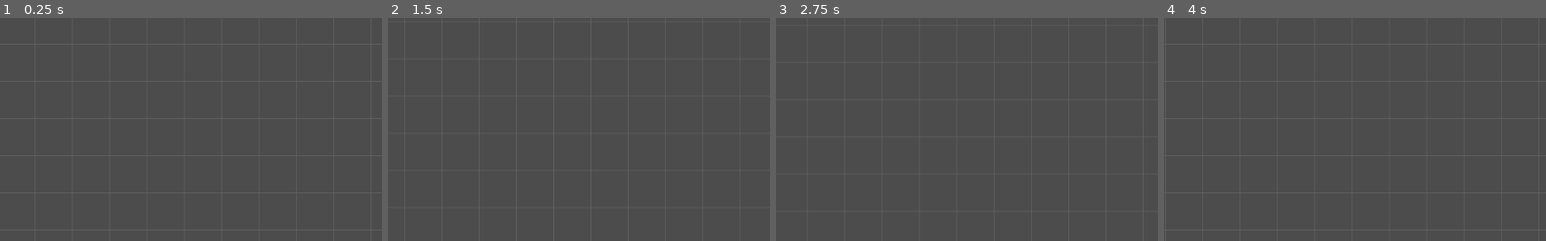
Above: before the commit, frames 1-4 (left to right).
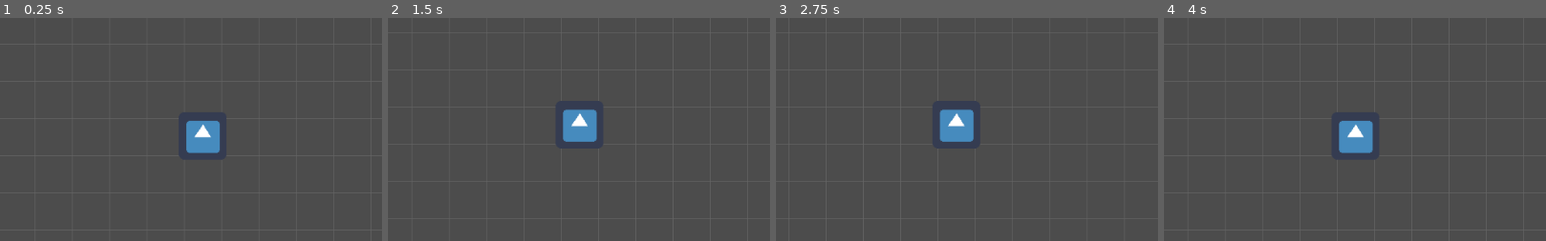
Above: after the commit, the same moments.

Repository: luluu9/Space-Race
Game: Godot game, scene res://Map creator/map_creator.tscn
The game is run twice, just before and just after one commit, with the same random seed, the same clock (stepped at 60 frames per second) and the same inputs. This scene is started directly instead of the project's main scene. The engine's default icon, where the game draws it, is replaced by a stand-in: a white triangle on a blue panel in a dark square.
Inputs (mouse positions are % of the whole screen's width and height, from its top left):
- Up to frame 1 (0.25 s): no input
- Up to frame 2 (1.5 s): tap Enter at 0.5 s; move the mouse to (72, 45) at 0.52 s; hold D (RIGHT) 0.53-1.28 s; hold Ctrl 0.53-1.28 s; click (72, 45) at 0.67 s; tap Space at 1.25 s; move the mouse to (30, 55) at 1.27 s; hold S from 1.28 s (still down); tap Ctrl at 1.35 s; click (30, 55) at 1.42 s
- Up to frame 3 (2.75 s): tap Enter at 2 s; move the mouse to (60, 28) at 2.02 s; release S at 2.03 s; hold D (RIGHT) from 2.03 s (still down); hold Ctrl from 2.03 s (still down); click (60, 28) at 2.17 s
- Up to frame 4 (4 s): tap Space at 2.75 s; move the mouse to (45, 70) at 2.77 s; release D (RIGHT) at 2.78 s; release Ctrl at 2.78 s; hold W 2.78-3.53 s; tap Ctrl at 2.85 s; click (45, 70) at 2.92 s; tap Enter at 3.5 s; move the mouse to (80, 65) at 3.52 s; hold A (LEFT) from 3.53 s (still down); hold Ctrl from 3.53 s (still down); click (80, 65) at 3.67 s
The pictures show only the part of the screen within x 10-60%, y 28-78%; the shares and areas given below are measured in that part.

The runs differ from the first frame. In frame 1, 1.6% of the frame differs, in the area x 46-60%, y 42-64%; in frame 2, 1.3%; in frame 3, 1.4%; in frame 4, 1.4%.

Commit message:
Add saving to map creator

Diff:
--- a/Map creator/Camera2D.gd
+++ b/Map creator/Camera2D.gd
@@ -5,30 +5,43 @@
 
 var SNAP_MARGIN = 5 # on one side, totally SNAP_MARGIN * 2
 
-func _process(delta):
-	if Input.is_key_pressed(KEY_W):
-		position.y -= SPEED
-	if Input.is_key_pressed(KEY_S):
-		position.y += SPEED
-	if Input.is_key_pressed(KEY_A):
-		position.x -= SPEED
-	if Input.is_key_pressed(KEY_D):
-		position.x += SPEED
-	update()
+var VECTOR_ZOOM = Vector2(0.5, 0.5)
+
+func _unhandled_input(event):
+	if event is InputEventKey:
+		if event.pressed:
+			if event.scancode == KEY_W:
+				position.y -= SPEED
+			if event.scancode == KEY_S:
+				position.y += SPEED
+			if event.scancode == KEY_A:
+				position.x -= SPEED
+			if event.scancode == KEY_D:
+				position.x += SPEED
+			update()
+
+	if event is InputEventMouseButton:
+		if event.is_pressed():
+			if event.button_index == BUTTON_WHEEL_UP:
+				zoom /= VECTOR_ZOOM
+				update()
+			if event.button_index == BUTTON_WHEEL_DOWN:
+				zoom *= VECTOR_ZOOM
+				update()
 
 func draw_grid():
 	var res = get_viewport_rect().size
 	res.x *= zoom.x
 	res.y *= zoom.y
 
-	var move_x = GAP - fposmod(position.x, GAP)
-	for i in range(0, ceil(res.x / GAP)): # VERTICAL
-		var pos_x =  i * GAP + move_x # + position.x
+	var move_x = GAP - fposmod(position.x, GAP )
+	for i in range(0, ceil(res.x / GAP / zoom.x)): # VERTICAL
+		var pos_x =  (i * GAP  + move_x) * zoom.x
 		draw_line(Vector2(pos_x, 0), Vector2(pos_x, res.y), Color(0.4, 0.4, 0.4, 0.8), 1)
 
-	var move_y = GAP - fposmod(position.y, GAP)
-	for i in range(0, ceil(res.y / GAP)): # HORIZONTAL
-		var pos_y =  i * GAP + move_y # + position.x
+	var move_y = GAP - fposmod(position.y, GAP )
+	for i in range(0, ceil(res.y / GAP / zoom.y)): # HORIZONTAL
+		var pos_y =  (i * GAP + move_y) * zoom.y
 		draw_line(Vector2(0, pos_y), Vector2(res.x, pos_y), Color(0.4, 0.4, 0.4, 0.8), 1)
 
 func get_snap_point(point):
@@ -37,22 +50,19 @@
 	res.y *= zoom.y
 
 	var snap_point = point
-	#var on_grid = false
 
 	var move_x = GAP - fposmod(position.x, GAP)
-	for i in range(0, ceil(res.x / GAP)):
-		var pos_x =  i * GAP + move_x + position.x
+	for i in range(0, ceil(res.x / GAP / zoom.x)):
+		var pos_x =  (i * GAP + move_x) * zoom.x + position.x
 		if abs(pos_x - point.x) <= SNAP_MARGIN:
 			snap_point.x = pos_x
-			#on_grid = true
 			break
 
 	var move_y = GAP - fposmod(position.y, GAP)
-	for i in range(0, ceil(res.y / GAP)):
-		var pos_y =  i * GAP + move_y + position.x
+	for i in range(0, ceil(res.y / GAP / zoom.y)):
+		var pos_y =  (i * GAP + move_y) * zoom.y + position.y
 		if abs(pos_y - point.y) <= SNAP_MARGIN:
 			snap_point.y = pos_y
-			#on_grid = true
 			break
 	return snap_point
 
--- a/Map creator/map_creator.gd
+++ b/Map creator/map_creator.gd
@@ -12,16 +12,22 @@
 var pressed = false
 
 onready var grid = get_node("Camera2D")
+onready var popup = get_node("CenterContainer/Popup")
+onready var line_edit = get_node("CenterContainer/Popup/LineEdit")
+
+func _ready():
+	line_edit.connect("text_entered", self, "save_map")
+	create_map()
 
 func _input(event):
 	var ctrl = Input.is_key_pressed(KEY_CONTROL)
+	var save = Input.is_action_just_pressed("MAP_SAVE")
 	var create = Input.is_action_just_pressed("MAP_CREATE")
-	if ctrl and create:
+	if create:
 		if current_map:
 			create_bezier()
-	elif create:
-		current_map = StaticBody2D.new()
-		add_child(current_map)
+	if ctrl and save:
+		name_map()
 
 	var mouse_pos = get_global_mouse_position()
 
@@ -47,11 +53,21 @@
 			selection = null
 			pressed = false
 
+func create_map():
+	if current_map:
+		current_map.queue_free()
+		update()
+	current_map = StaticBody2D.new()
+	add_child(current_map)
+
 func create_bezier():
 	var name = "bezier_" + str(current_map.get_child_count())
 	var bezier = Node2D.new()
 	bezier.name = name
+
 	current_map.add_child(bezier)
+	bezier.set_owner(current_map) # for saving
+
 	current_bezier = bezier
 
 func create_point():
@@ -60,16 +76,22 @@
 	point.name = name
 	point.position = grid.get_snap_point(get_global_mouse_position())
 	current_bezier.add_child(point)
+	point.set_owner(current_map) # for saving
 	update()
 
 
-func save_map(map):
-	name_map(map)
-	pass
+func save_map(map_name):
+	current_map.name = map_name
+	var packed_map = PackedScene.new()
+	packed_map.pack(current_map)
+	ResourceSaver.save("res://Maps/" + map_name + ".tscn", packed_map)
+	popup.hide()
+	create_map()
 
-# for naming map to save
-func name_map(map):
-	pass
+# for naming current map to save
+func name_map():
+	popup.popup_centered()
+
 
 # POINTS
 func get_point_on_cursor(mouse_pos):
--- a/Map creator/map_creator.tscn
+++ b/Map creator/map_creator.tscn
@@ -1,7 +1,8 @@
-[gd_scene load_steps=3 format=2]
+[gd_scene load_steps=4 format=2]
 
 [ext_resource path="res://Map creator/map_creator.gd" type="Script" id=1]
 [ext_resource path="res://Map creator/Camera2D.gd" type="Script" id=2]
+[ext_resource path="res://icon.png" type="Texture" id=3]
 
 [node name="map_generator" type="Node2D"]
 script = ExtResource( 1 )
@@ -10,3 +11,30 @@
 anchor_mode = 0
 current = true
 script = ExtResource( 2 )
+
+[node name="icon" type="Sprite" parent="."]
+position = Vector2( 374.107, 323.824 )
+texture = ExtResource( 3 )
+
+[node name="CenterContainer" type="CenterContainer" parent="."]
+anchor_right = 1.0
+anchor_bottom = 1.0
+margin_right = 1024.0
+margin_bottom = 600.0
+mouse_filter = 2
+
+[node name="Popup" type="Popup" parent="CenterContainer"]
+visible = true
+margin_left = 512.0
+margin_top = 300.0
+margin_right = 512.0
+margin_bottom = 300.0
+grow_horizontal = 2
+grow_vertical = 2
+
+[node name="LineEdit" type="LineEdit" parent="CenterContainer/Popup"]
+margin_left = -29.0
+margin_top = -12.0
+margin_right = 71.0
+margin_bottom = 18.0
+placeholder_text = "Nazwa..."
Not shown, removed: icon.png.import
Not shown, removed: ship_icon.png.import
